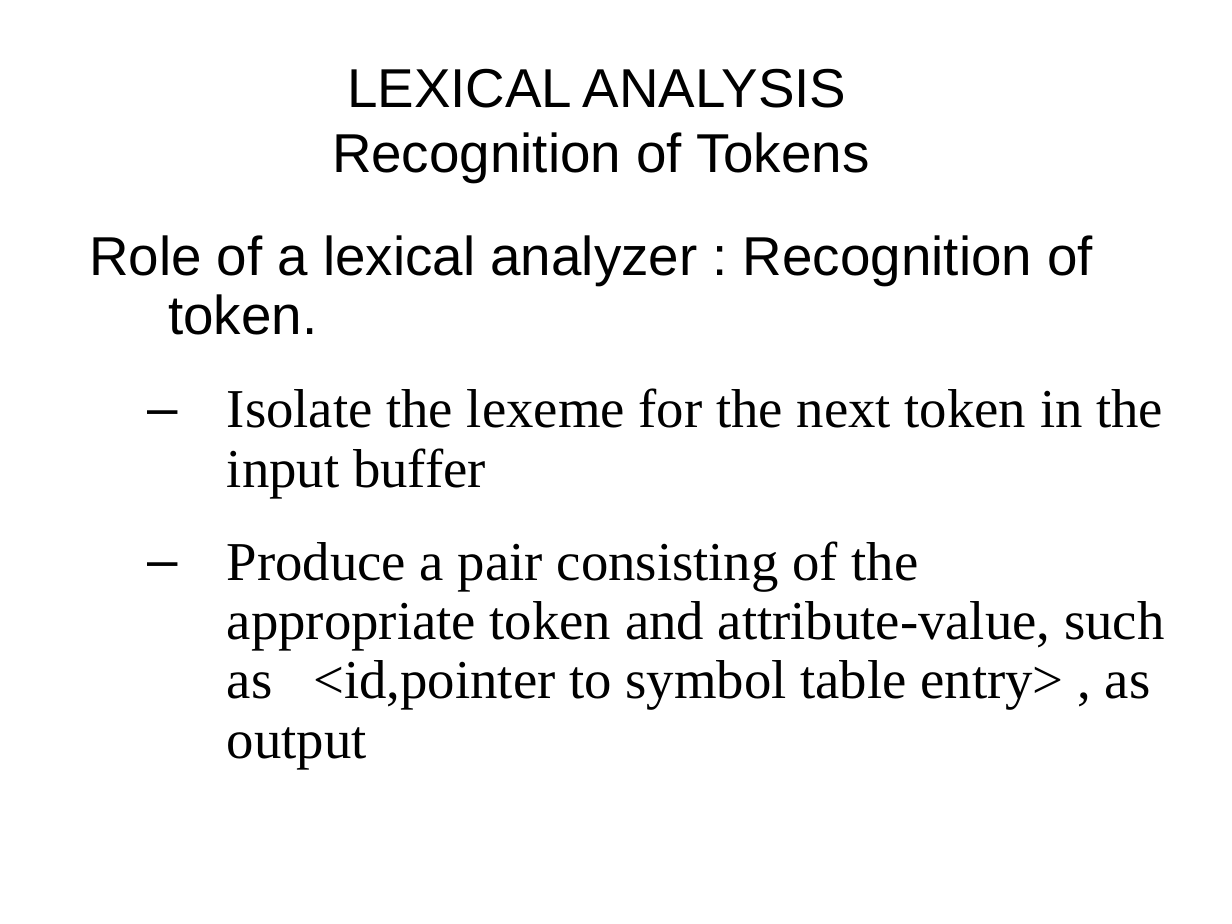
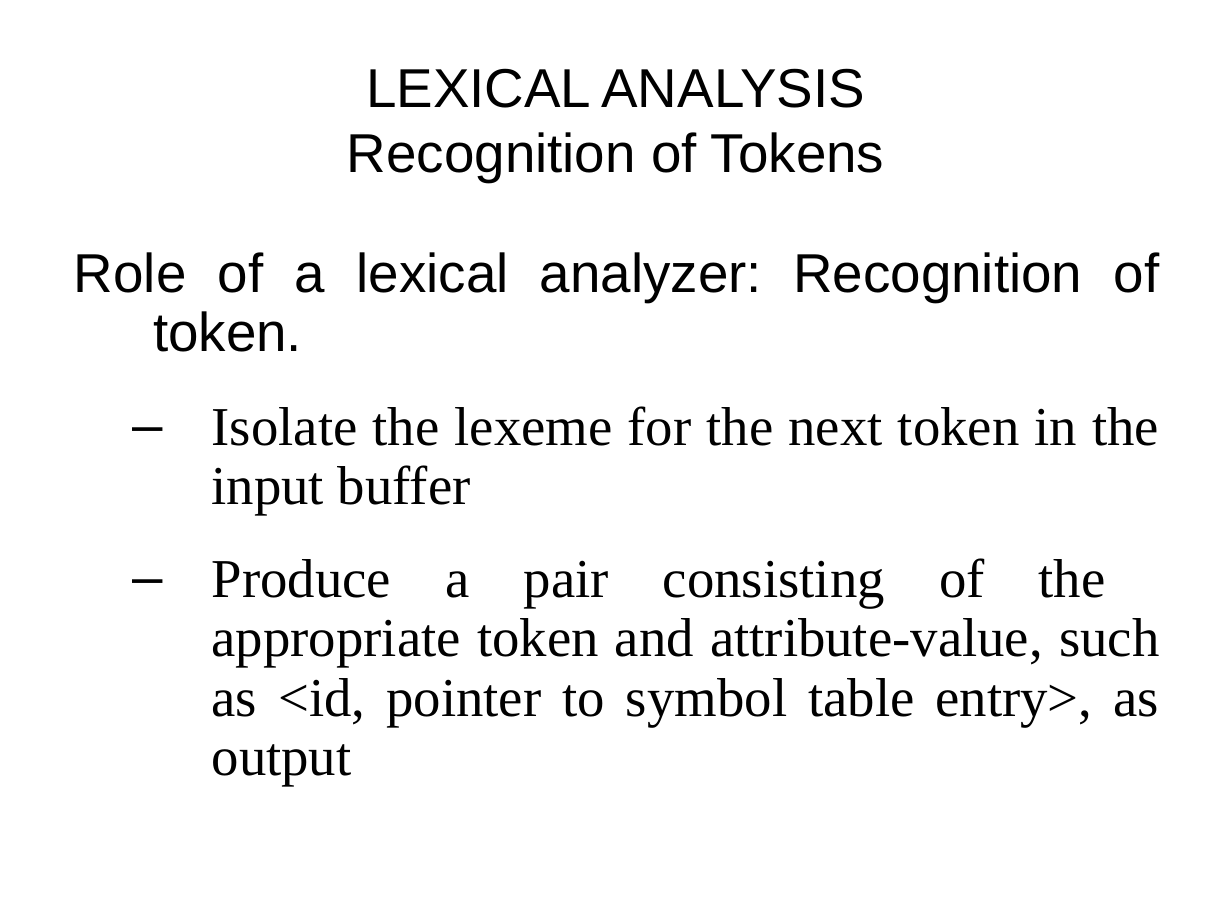
Before and after one commit to GeneralNitin/S6, a slide deck: slide 43 of 02. Compiler Design/PPTs/Module 1.ppt. Drawn at 1232x924 pixels with LibreOffice and Linux fonts; fonts in the diff are those of the drawing. Boxes give left, top, right and bottom in pixels: in the first picture for what was removed or moved away, otherwise in the second. Text is boxed around its words. In the diff, an @@ line names an element or a change of style, - is before the commit and + after.

```diff
--- a/02. Compiler Design/PPTs/Module 1.ppt
+++ b/02. Compiler Design/PPTs/Module 1.ppt
@@ text "LEXICAL ANALYSIS Recognition of Tokens" at (x1=347, y1=68, x2=884, y2=182): alignment left to centre @@
@@ text "Role of a lexical analyzer: ..." moved from (x1=89, y1=235, x2=1164, y2=768) to (x1=74, y1=252, x2=1160, y2=785) @@
@@ text at (x1=74, y1=252, x2=1160, y2=352): text changed @@
-Role of a lexical analyzer : Recognition of token.
+Role of a lexical analyzer: Recognition of token.
@@ text at (x1=212, y1=406, x2=1159, y2=515): alignment left to justified @@
@@ text at (x1=212, y1=558, x2=1160, y2=785): text changed @@
-  – Produce a pair consisting of the appropriate token and attribute-value, such as <id,pointer to symbol table entry> , as output
+  – Produce a pair consisting of the appropriate token and attribute-value, such as <id, pointer to symbol table entry>, as output
```
Also in this commit, not shown: 70 other slides changed, 2 slides removed, 5 other files.
